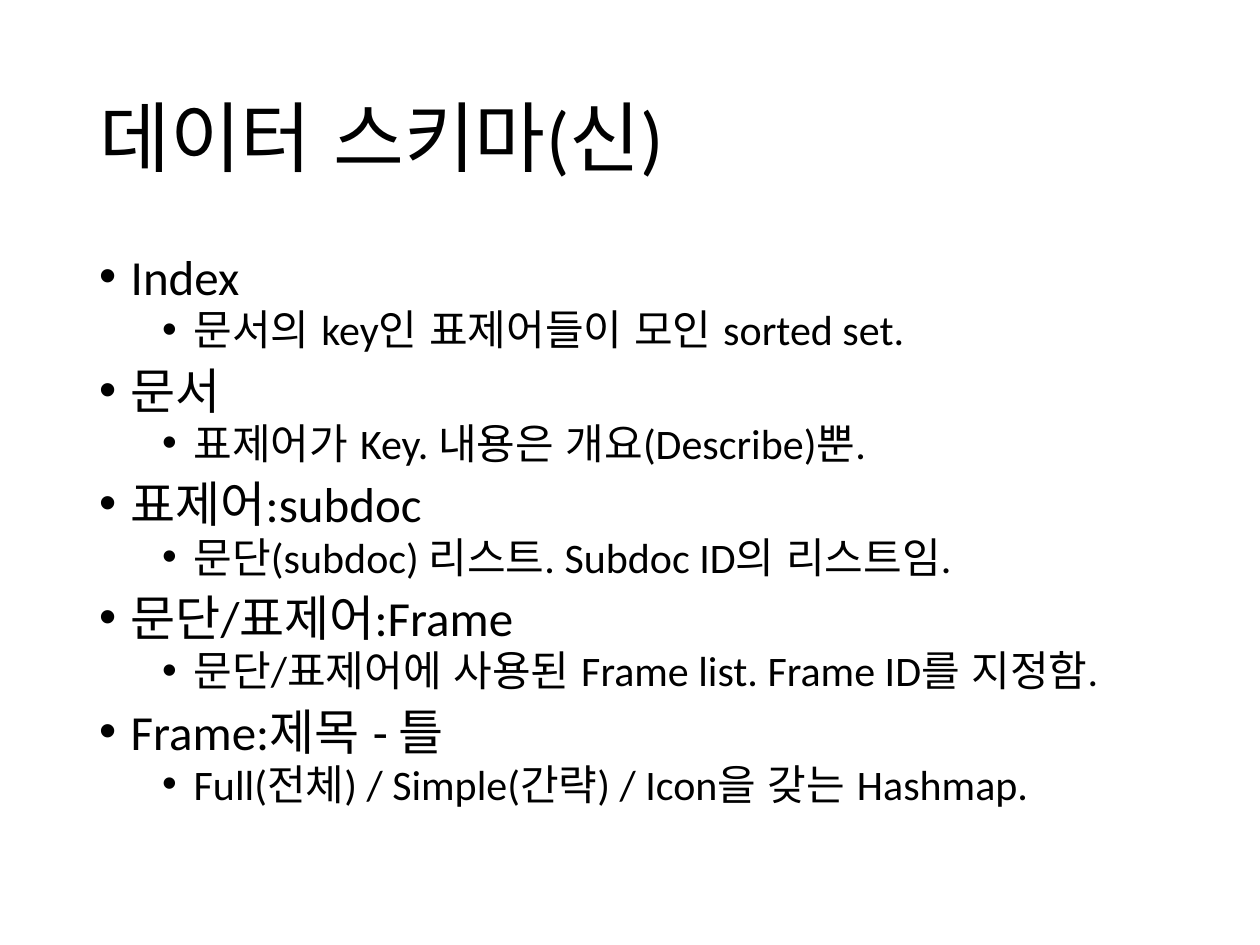
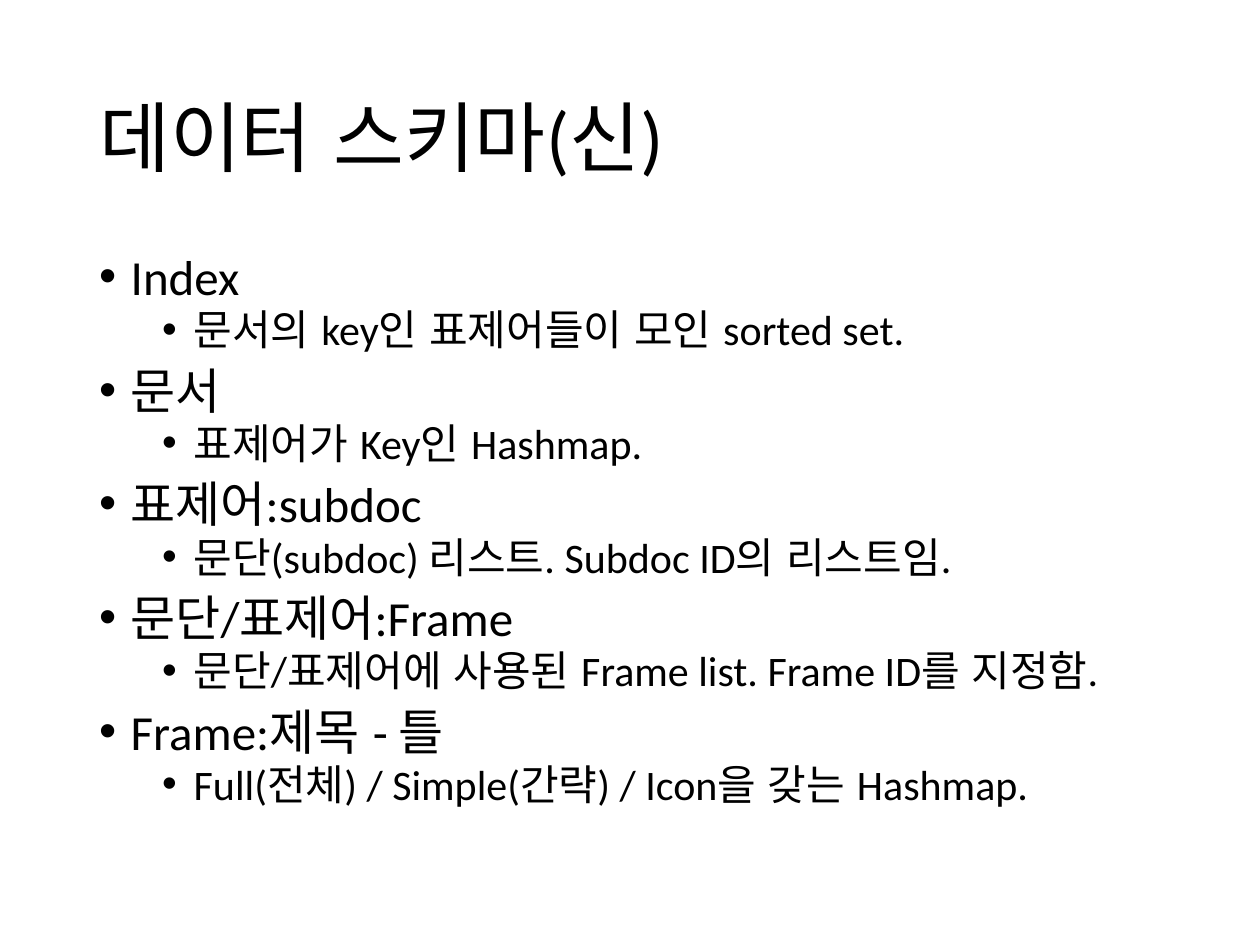
Before and after one commit to PrimaryC/IklimProject, a slide deck: slide 5 of NurieBoard/누리에읶키.pptx. Drawn at 1260x945 pixels with LibreOffice and Linux fonts; fonts in the diff are those of the drawing. Boxes give left, top, right and bottom in pixels: in the first picture for what was removed or moved away, otherwise in the second. Text is boxed around its words. In the diff, an @@ line names an element or a change of style, - is before the commit and + after.

```diff
--- a/NurieBoard/누리에읶키.pptx
+++ b/NurieBoard/누리에읶키.pptx
@@ text at bbox=[194, 424, 642, 466]: text changed @@
-  • 표제어가 Key. 내용은 개요(Describe)뿐.
+  • 표제어가 Key인 Hashmap.
```
Also in this commit, not shown: 2 other files.
